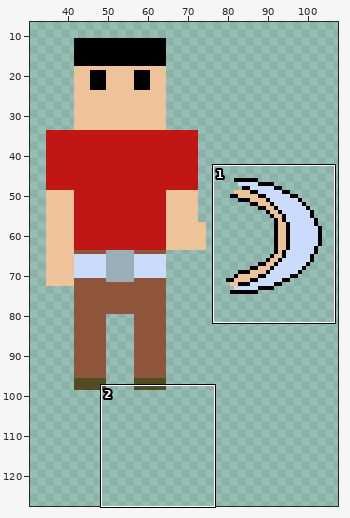
Two states of a sprite sheet, graphics/Player6.png. Above: a wide view before the commit, with the close-up outlined.
Close-up. Old version:
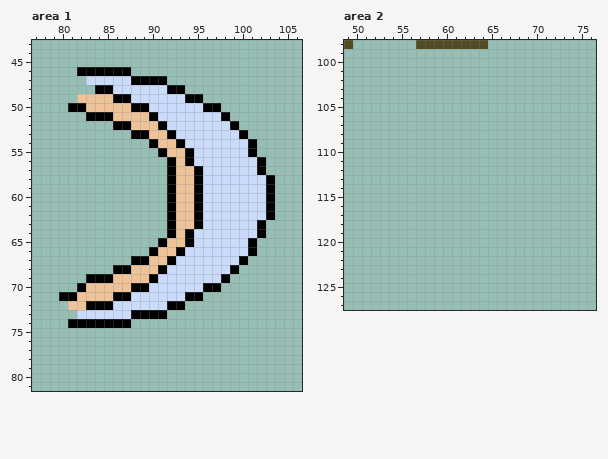
The file is 128x128 pixels. Shown: area 1: x 77..106, y 43..81; area 2: x 49..76, y 98..127. The old version is drawn lined up with the new one. The wide view leaves out empty margins.
Now the later version:
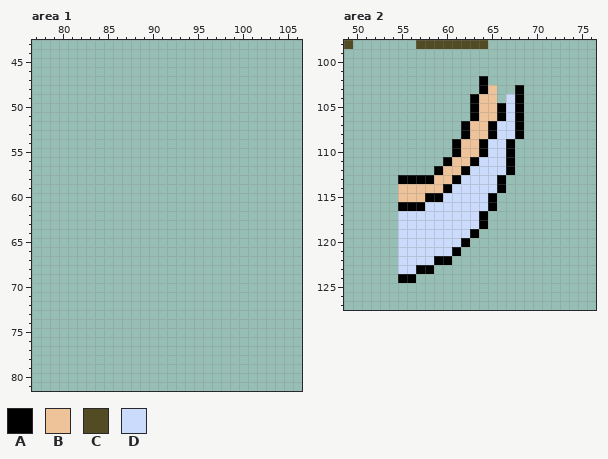
Palette (. is transparent): A #000000  B #eec39a  C #524b24  D #cbdbfc
Edits made:
{"change": "whole drawing moved by -1,-29 (the old picture is shown already moved)"}
{"where": "area 1"}
{"y":46,"x":82,"old":"AAAAAA","new":"......"}
{"y":47,"x":83,"old":"DDDDDAAAA","new":"........."}
{"y":48,"x":84,"old":"AADDDDDDAA","new":".........."}
{"y":49,"x":82,"old":"BBBBAADDDDDDAA","new":".............."}
{"y":50,"x":81,"old":"AABBBBBAADDDDDDAA","new":"................."}
{"y":51,"x":83,"old":"AAABBBBADDDDDDDA","new":"................"}
{"y":52,"x":86,"old":"AABBBADDDDDDDA","new":".............."}
{"y":53,"x":88,"old":"AABBADDDDDDDA","new":"............."}
{"y":54,"x":90,"old":"ABBADDDDDDDA","new":"............"}
{"y":55,"x":91,"old":"ABBADDDDDDA","new":"..........."}
{"y":56,"x":92,"old":"ABADDDDDDDA","new":"..........."}
{"y":57,"x":92,"old":"ABBADDDDDDA","new":"..........."}
{"y":58,"x":92,"old":"ABBADDDDDDDA","new":"............"}
{"y":59,"x":92,"old":"ABBADDDDDDDA","new":"............"}
{"y":60,"x":92,"old":"ABBADDDDDDDA","new":"............"}
{"y":61,"x":92,"old":"ABBADDDDDDDA","new":"............"}
{"y":62,"x":92,"old":"ABBADDDDDDDA","new":"............"}
{"y":63,"x":92,"old":"ABBADDDDDDA","new":"..........."}
{"y":64,"x":92,"old":"ABADDDDDDDA","new":"..........."}
{"y":65,"x":91,"old":"ABBADDDDDDA","new":"..........."}
{"y":66,"x":90,"old":"ABBADDDDDDDA","new":"............"}
{"y":67,"x":88,"old":"AABBADDDDDDDA","new":"............."}
{"y":68,"x":86,"old":"AABBBADDDDDDDA","new":".............."}
{"y":69,"x":83,"old":"AAABBBBADDDDDDDA","new":"................"}
{"y":70,"x":82,"old":"ABBBBBAADDDDDDAA","new":"................"}
{"y":71,"x":80,"old":"AABBBBAADDDDDDAA","new":"................"}
{"y":72,"x":81,"old":"BBAAADDDDDDAA","new":"............."}
{"y":73,"x":82,"old":"DDDDDDAAAA","new":".........."}
{"y":74,"x":81,"old":"AAAAAAA","new":"......."}
{"where": "area 2"}
{"y":102,"x":64,"old":".","new":"A"}
{"y":103,"x":64,"old":"..","new":"AB"}
{"y":103,"x":68,"old":".","new":"A"}
{"y":104,"x":63,"old":"...","new":"ABB"}
{"y":104,"x":67,"old":"..","new":"DA"}
{"y":105,"x":63,"old":"......","new":"ABBADA"}
{"y":106,"x":63,"old":"......","new":"ABBADA"}
{"y":107,"x":62,"old":".......","new":"ABBADDA"}
{"y":108,"x":62,"old":".......","new":"ABBADDA"}
{"y":109,"x":61,"old":".......","new":"ABBADDA"}
{"y":110,"x":61,"old":".......","new":"ABBADDA"}
{"y":111,"x":60,"old":"........","new":"ABBADDDA"}
{"y":112,"x":59,"old":".........","new":"ABBADDDDA"}
{"y":113,"x":55,"old":"............","new":"AAAABBADDDDA"}
{"y":114,"x":55,"old":"............","new":"BBBBBADDDDDA"}
{"y":115,"x":55,"old":"...........","new":"BBBAADDDDDA"}
{"y":116,"x":55,"old":"...........","new":"AAADDDDDDDA"}
{"y":117,"x":55,"old":"..........","new":"DDDDDDDDDA"}
{"y":118,"x":55,"old":"..........","new":"DDDDDDDDDA"}
{"y":119,"x":55,"old":".........","new":"DDDDDDDDA"}
{"y":120,"x":55,"old":"........","new":"DDDDDDDA"}
{"y":121,"x":55,"old":".......","new":"DDDDDDA"}
{"y":122,"x":55,"old":"......","new":"DDDDAA"}
{"y":123,"x":55,"old":"....","new":"DDAA"}
{"y":124,"x":55,"old":"..","new":"AA"}
{"label":"erased","picture_box":[59,67,275,328]}
{"label":"added","picture_box":[398,76,524,283]}
